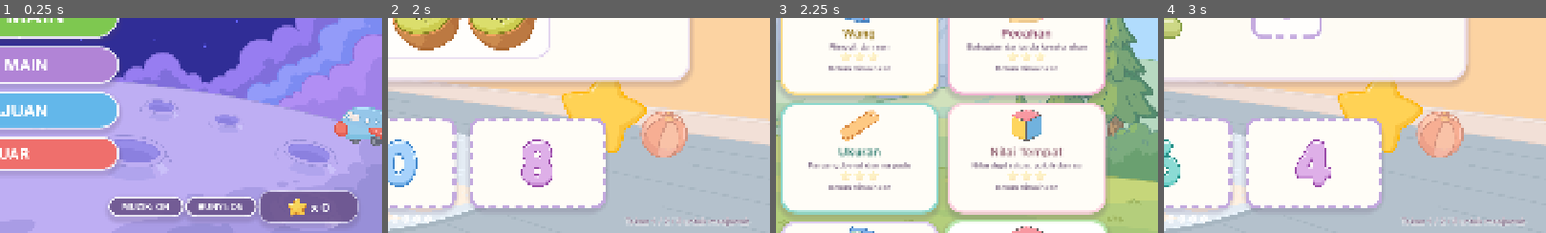
Above: before the commit, frames 1-4 (left to right).
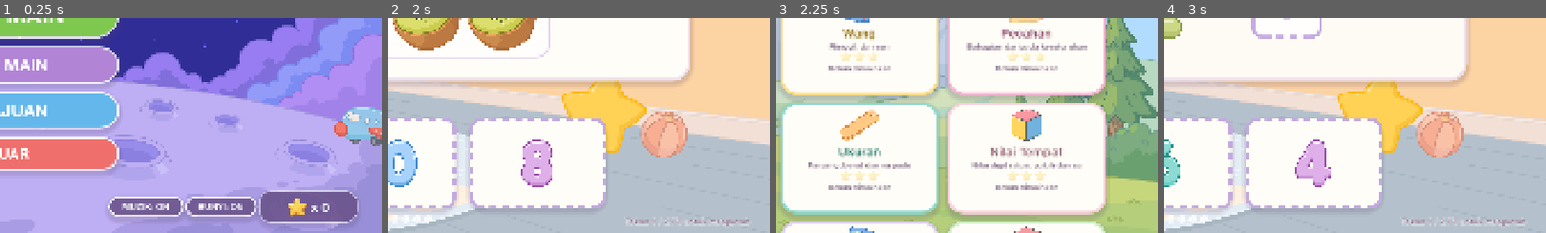
Above: after the commit, the same moments.

Repository: madbytestudio/MathMania
Game: Godot game, scene res://scenes/main_menu.tscn
The game is run twice, just before and just after one commit, with the same random seed, the same clock (stepped at 60 frames per second) and the same inputs.
Inputs (mouse positions are % of the whole screen's width and height, from its top left):
- Up to frame 1 (0.25 s): no input
- Up to frame 2 (2 s): click "MULA MAIN" at 0.5 s; click (17, 27) at 1.27 s
- Up to frame 3 (2.25 s): click (5, 7) at 2 s
- Up to frame 4 (3 s): click (39, 27) at 2.77 s
The pictures show only the part of the screen within x 50-100%, y 50-100%; the shares and areas given below are measured in that part.

Frames 1-2 are identical in both runs. In frame 3, 1.0% of the frame differs, in the area x 44-87%, y 93-100%; in frame 4, nothing differs.

Commit message:
Sambung topik Tambah Berulang
- Tambah topik tambah_berulang dalam QuestionBank.TOPICS (icon cookie)
- Penjana _make_tambah_berulang: kumpulan sama banyak ditambah berulang (asas darab)
- Visual guna _groups_visual sedia ada (tiada skrip baharu)
- Kemas kini docs/idea-topik.md (17 topik, Tambah Berulang = selesai)
- Kemas hingga ujian: topik count 16->17, tangkap skrin tambah_berulang

Diff:
--- a/scripts/question_bank.gd
+++ b/scripts/question_bank.gd
@@ -116,6 +116,12 @@
 		"desc": "Baca piktograf dan banding data",
 		"syllabus": "Pengurusan data: piktograf",
 		"icon": "res://assets/objects/block.png", "color": "b7e4a8",
+	},
+	{
+		"id": "tambah_berulang", "name": "Tambah Berulang", "short": "Berulang",
+		"desc": "Kumpulan sama banyak → asas darab",
+		"syllabus": "Tambah berulang",
+		"icon": "res://assets/objects/cookie.png", "color": "7ec850",
 	},
 ]
 
@@ -196,6 +202,8 @@
 			return _make_operasi_bergabung(difficulty, rng)
 		"pengurusan_data":
 			return _make_pengurusan_data(difficulty, rng)
+		"tambah_berulang":
+			return _make_tambah_berulang(difficulty, rng)
 		_:
 			return _make_tambah(difficulty, rng)
 
@@ -905,6 +913,47 @@
 	return question
 
 
+# ------------------------------------------------------ tambah berulang
+static func _make_tambah_berulang(d: int, rng: RandomNumberGenerator) -> Dictionary:
+	# Asas darab: kumpulan sama banyak ditambah berulang.
+	# Darah 1: 2-3 kumpulan, 2-4 bintang setiap; d=2: 3-4 kumpulan, 3-6 setiap;
+	# d=3: 4-5 kumpulan, 4-8 setiap.
+	var group_count_min: int = [2, 3, 4][d - 1]
+	var items_min: int = [2, 3, 4][d - 1]
+	var items_max: int = [4, 6, 8][d - 1]
+
+	var group_count: int = rng.randi_range(group_count_min, group_count_min + 1)
+	var items_per_group: int = rng.randi_range(items_min, items_max)
+
+	var answer := group_count * items_per_group
+
+	var sprite := _random_object(rng)
+	var groups: Array = []
+	for i in group_count:
+		groups.append([items_per_group, false])
+
+	var question := {
+		"prompt": "%d kumpulan, setiap kumpulan %d. Berapakah jumlahnya?" %
+			[group_count, items_per_group],
+		"expr": [],
+		"visual": {"mode": "groups", "sprite": sprite, "groups": groups},
+		"hint": "Tambah bilangan yang sama sebanyak bilangan kumpulan.",
+	}
+
+	# Susun ekspresi: a + a + ... + a = ?
+	var expr_parts: Array = []
+	for i in group_count:
+		expr_parts.append(_num(items_per_group))
+		if i < group_count - 1:
+			expr_parts.append(_op("+"))
+	var expr := _equation(expr_parts)
+	question["expr"] = expr
+
+	var deltas := [items_per_group, group_count, answer + 1, answer - 1]
+	return _assemble(question, rng, _num_choice(answer),
+		_number_distractors(rng, answer, deltas, 0))
+
+
 # --------------------------------------------------------------- pembantu
 ## Bina baris operasi dan tambah "= ?" di hujung.
 static func _equation(parts: Array) -> Array:
--- a/tests/run_tests.gd
+++ b/tests/run_tests.gd
@@ -18,7 +18,7 @@
 	var rng := RandomNumberGenerator.new()
 	rng.seed = 20240501
 
-	_expect(QuestionBank.TOPICS.size() == 16, "bank: perlu 16 topik")
+	_expect(QuestionBank.TOPICS.size() == 17, "bank: perlu 17 topik")
 
 	for topic in QuestionBank.TOPICS:
 		for difficulty in [1, 2, 3]:
--- a/tests/screenshot.gd
+++ b/tests/screenshot.gd
@@ -36,6 +36,7 @@
 	await _capture("res://scenes/game.tscn", "17_game_bundar_nombor", "bundar_nombor")
 	await _capture("res://scenes/game.tscn", "18_game_operasi_bergabung", "operasi_bergabung")
 	await _capture("res://scenes/game.tscn", "19_game_pengurusan_data", "pengurusan_data")
+	await _capture("res://scenes/game.tscn", "20_game_tambah_berulang", "tambah_berulang")
 	await _capture("res://scenes/result.tscn", "10_result", "tambah")
 	await _capture("res://scenes/result.tscn", "16_result_semakan", "tambah",
 		func(scene: Node) -> void:
--- a/tests/test_runner.gd
+++ b/tests/test_runner.gd
@@ -39,7 +39,7 @@
 	var rng := RandomNumberGenerator.new()
 	rng.seed = 20240501
 
-	_expect(QuestionBank.TOPICS.size() == 16, "bank: perlu 16 topik")
+	_expect(QuestionBank.TOPICS.size() == 17, "bank: perlu 17 topik")
 	var seen_ids: Array = []
 	for topic in QuestionBank.TOPICS:
 		var id := str(topic["id"])
Not shown, changed: docs/idea-topik.md
